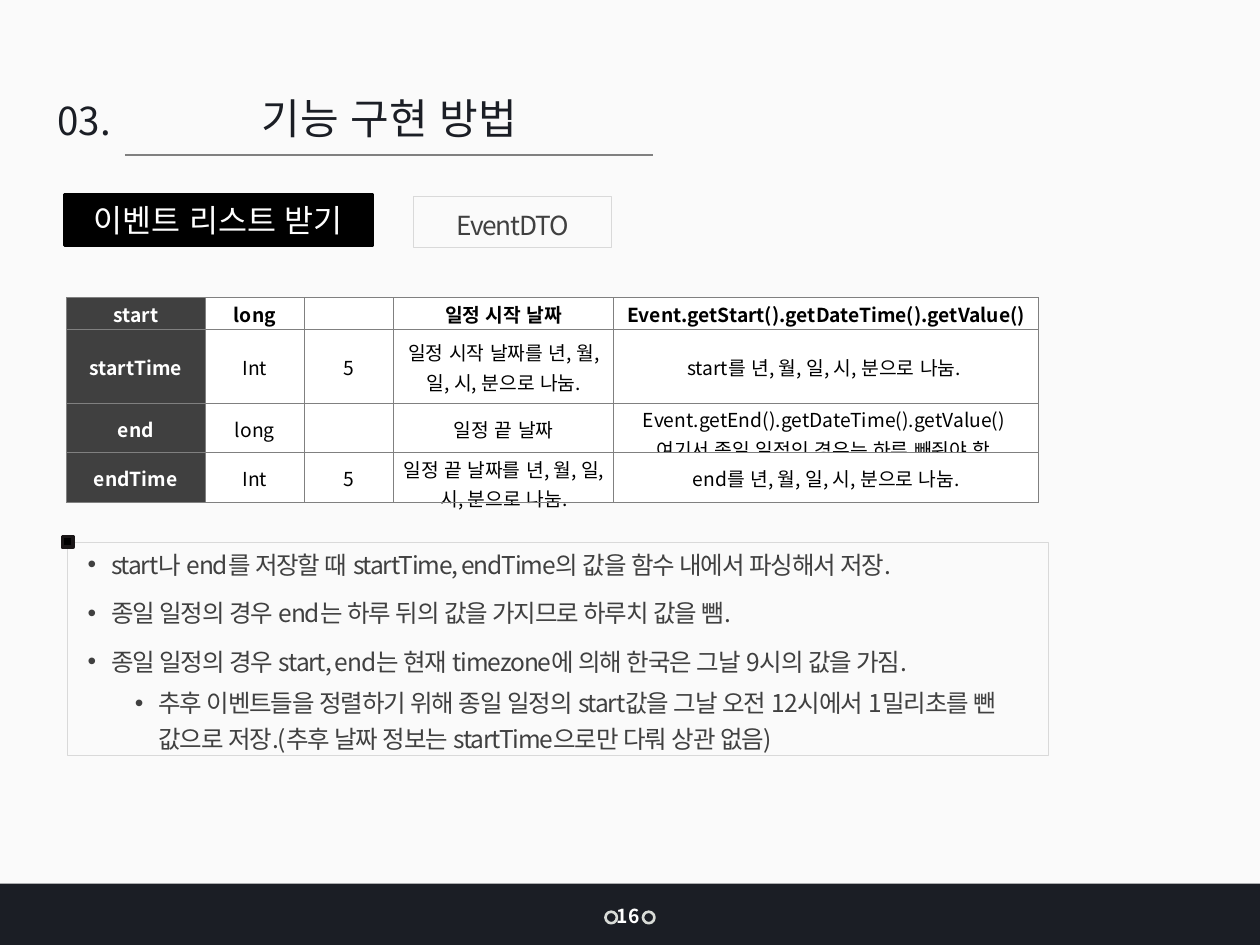
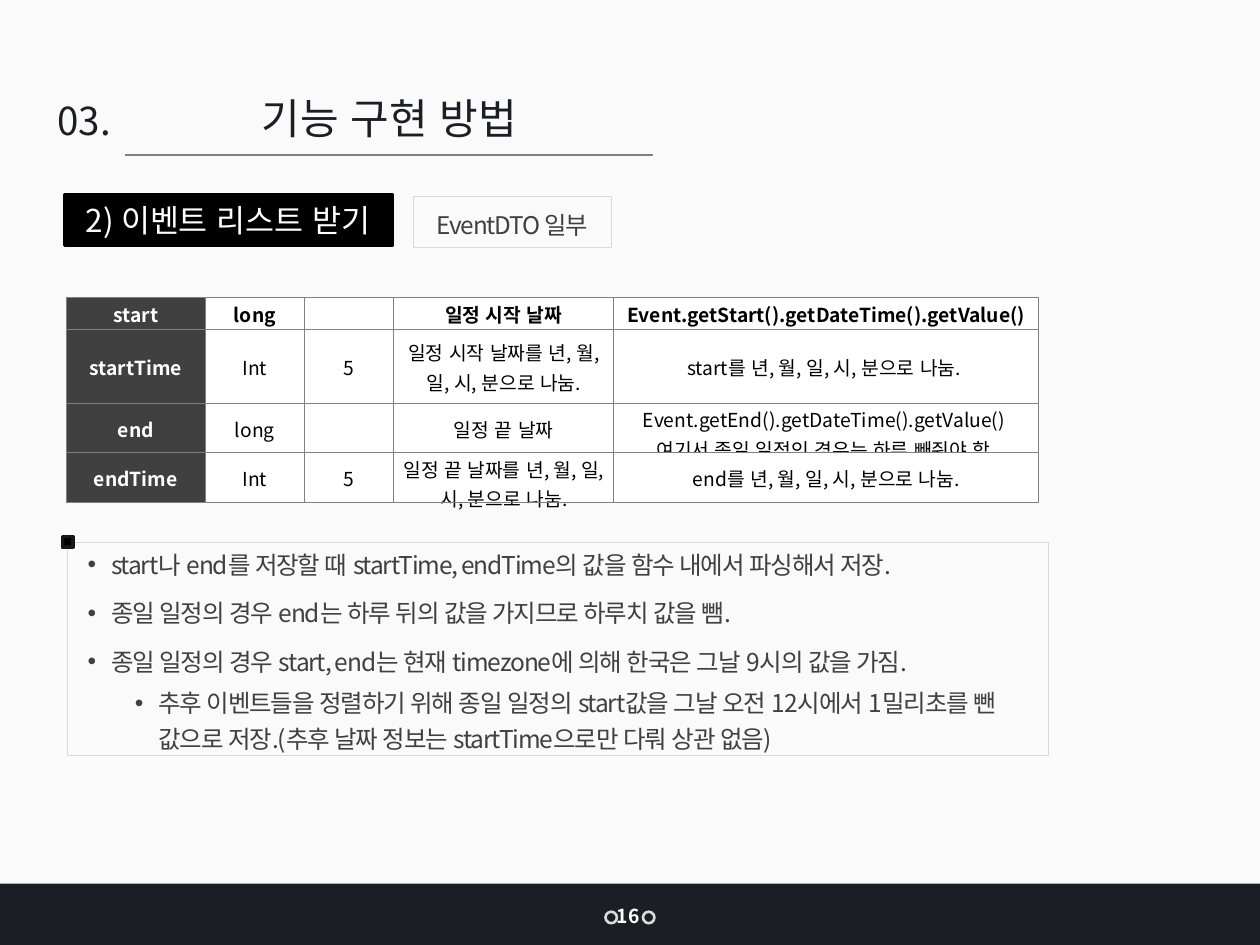
Before and after one commit to jangys/calendarProjectDocument, a slide deck: slide 18 of 인턴 최종 발표_장연수.pptx (slide 16 before the commit). Drawn at 1260x945 pixels with LibreOffice and Linux fonts; fonts in the diff are those of the drawing. Boxes give left, top, right and bottom in pixels: in the first picture for what was removed or moved away, otherwise in the second. Text is boxed around its words. In the diff, an @@ line names an element or a change of style, - is before the commit and + after.

```diff
--- a/인턴 최종 발표_장연수.pptx
+++ b/인턴 최종 발표_장연수.pptx
@@ rectangle "2) 이벤트 리스트 받기": place and size @@
-rectangle "2) 이벤트 리스트 받기" at bbox=[64, 195, 372, 246]
+rectangle "2) 이벤트 리스트 받기" at bbox=[64, 195, 392, 246]
@@ text in rectangle at bbox=[86, 206, 371, 238]: text changed @@
-이벤트 리스트 받기
+2) 이벤트 리스트 받기
@@ text in rectangle at bbox=[437, 214, 588, 236]: text changed; size 15 to 13.9 pt @@
-EventDTO
+EventDTO 일부
```
Also in this commit, not shown: 33 other slides changed, 2 slides added, 3 other files.
